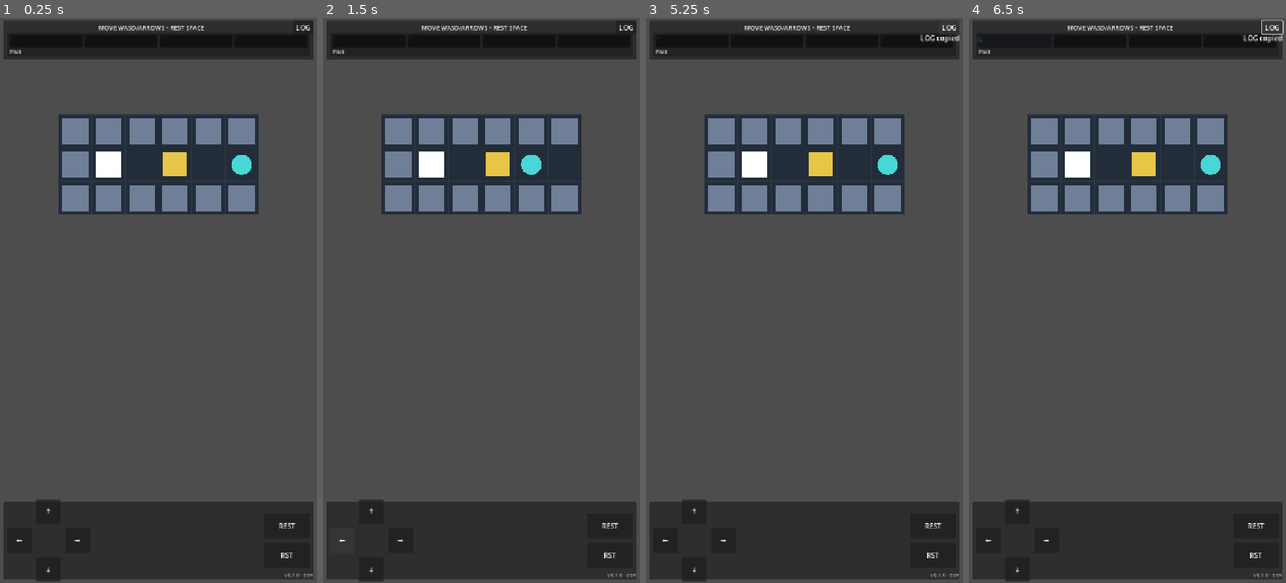
Above: before the commit, frames 1-4 (left to right).
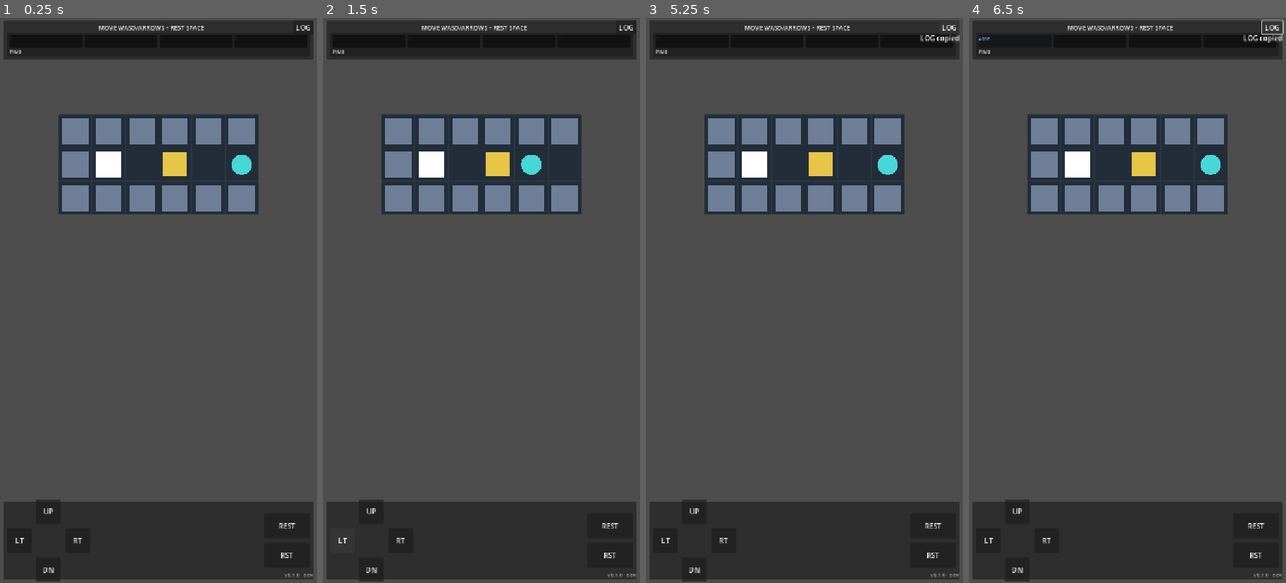
Above: after the commit, the same moments.

Repository: hszqf/Scatterbrain
Game: Godot game, scene res://scenes/app/App.tscn
Two runs of this game, one before a commit and one after it. Both use one fixed random seed, a clock stepped at 60 frames per second and the inputs below.
Inputs:
- Up to frame 1 (0.25 s): no input
- Up to frame 2 (1.5 s): click "↑" (after the commit: "UP") at 0.5 s; click "←" (after the commit: "LT") at 1.25 s
- Up to frame 3 (5.25 s): click "→" (after the commit: "RT") at 2 s; click "↓" (after the commit: "DN") at 2.75 s; click "REST" at 3.5 s; click "RST" at 4.25 s; click "LOG" at 5 s
- Up to frame 4 (6.5 s): tap Enter at 5.75 s; hold Right (move_right) from 5.78 s (still down); tap Space (empty_change) at 5.85 s

The runs differ from the first frame. In frame 1, less than 0.1% of the frame differs, in the area x 4-26%, y 86-99%; in frame 2, less than 0.1%; in frame 3, less than 0.1%; in frame 4, 0.1%, in the area x 3-26%, y 3-99%.

Commit message:
Fix stale position ghost generation and enforce ASCII UI labels

Diff:
--- a/scenes/game/GameRoot.tscn
+++ b/scenes/game/GameRoot.tscn
@@ -112,7 +112,7 @@
 [node name="UpButton" type="Button" parent="CanvasLayer/UIRoot/MainVBox/BottomPanel/BottomRow/MovePad"]
 custom_minimum_size = Vector2(56, 56)
 layout_mode = 2
-text = "↑"
+text = "UP"
 
 [node name="PadBlankB" type="Control" parent="CanvasLayer/UIRoot/MainVBox/BottomPanel/BottomRow/MovePad"]
 custom_minimum_size = Vector2(56, 56)
@@ -121,7 +121,7 @@
 [node name="LeftButton" type="Button" parent="CanvasLayer/UIRoot/MainVBox/BottomPanel/BottomRow/MovePad"]
 custom_minimum_size = Vector2(56, 56)
 layout_mode = 2
-text = "←"
+text = "LT"
 
 [node name="PadBlankC" type="Control" parent="CanvasLayer/UIRoot/MainVBox/BottomPanel/BottomRow/MovePad"]
 custom_minimum_size = Vector2(56, 56)
@@ -130,7 +130,7 @@
 [node name="RightButton" type="Button" parent="CanvasLayer/UIRoot/MainVBox/BottomPanel/BottomRow/MovePad"]
 custom_minimum_size = Vector2(56, 56)
 layout_mode = 2
-text = "→"
+text = "RT"
 
 [node name="PadBlankD" type="Control" parent="CanvasLayer/UIRoot/MainVBox/BottomPanel/BottomRow/MovePad"]
 custom_minimum_size = Vector2(56, 56)
@@ -139,7 +139,7 @@
 [node name="DownButton" type="Button" parent="CanvasLayer/UIRoot/MainVBox/BottomPanel/BottomRow/MovePad"]
 custom_minimum_size = Vector2(56, 56)
 layout_mode = 2
-text = "↓"
+text = "DN"
 
 [node name="PadBlankE" type="Control" parent="CanvasLayer/UIRoot/MainVBox/BottomPanel/BottomRow/MovePad"]
 custom_minimum_size = Vector2(56, 56)
--- a/scripts/core/world_compiler.gd
+++ b/scripts/core/world_compiler.gd
@@ -66,11 +66,23 @@
 ) -> Array[ChangeRecord]:
 	var generated_ghost_changes: Array[ChangeRecord] = []
 	var generated_ghost_keys: Dictionary[String, bool] = {}
-	for change: ChangeRecord in entries:
+	var last_position_like_index_by_subject: Dictionary[StringName, int] = {}
+	for i: int in range(entries.size()):
+		var position_like_entry: ChangeRecord = entries[i]
+		if position_like_entry.type != ChangeRecord.ChangeType.POSITION and position_like_entry.type != ChangeRecord.ChangeType.GHOST:
+			continue
+		if position_like_entry.subject_id == &"":
+			continue
+		last_position_like_index_by_subject[position_like_entry.subject_id] = i
+
+	for i: int in range(entries.size()):
+		var change: ChangeRecord = entries[i]
 		match change.type:
 			ChangeRecord.ChangeType.POSITION:
 				_apply_position_like_change(
 					change,
+					i,
+					last_position_like_index_by_subject,
 					world,
 					generated_ghost_changes,
 					true,
@@ -80,6 +92,8 @@
 			ChangeRecord.ChangeType.GHOST:
 				_apply_position_like_change(
 					change,
+					i,
+					last_position_like_index_by_subject,
 					world,
 					generated_ghost_changes,
 					false,
@@ -95,6 +109,8 @@
 
 func _apply_position_like_change(
 	change: ChangeRecord,
+	index: int,
+	last_position_like_index_by_subject: Dictionary[StringName, int],
 	world: CompiledWorld,
 	generated_ghost_changes: Array[ChangeRecord],
 	allow_generate_ghost: bool,
@@ -118,6 +134,9 @@
 	world.entity_positions.erase(change.subject_id)
 	world.ghost_entities[change.subject_id] = target
 	if allow_generate_ghost:
+		var last_position_like_index: int = last_position_like_index_by_subject.get(change.subject_id, index)
+		if index != last_position_like_index:
+			return
 		var key: String = _ghost_key(change.subject_id, target)
 		if existing_ghost_keys.has(key) or generated_ghost_keys.has(key):
 			return
--- a/scripts/game/debug_log_formatter.gd
+++ b/scripts/game/debug_log_formatter.gd
@@ -11,13 +11,13 @@
 	var lines: Array[String] = []
 	lines.append("[DebugSnapshot]")
 	lines.append("player=%s" % world.player_position)
-	lines.append("boxes=%s" % _sorted_vec2(world.entity_positions.values()))
-	lines.append("queue=%s" % _queue_summary(queue_entries))
+	lines.append("boxes=%s" % str(_sorted_vec2(world.entity_positions.values())))
+	lines.append("queue=%s" % str(_queue_summary(queue_entries)))
 	lines.append("board_size=%s" % world.board_size)
-	lines.append("floors=%d sample=%s" % [world.floor_cells.size(), _sample_positions(world.floor_cells.keys())])
-	lines.append("walls=%d sample=%s" % [world.wall_positions.size(), _sample_positions(world.wall_positions.keys())])
+	lines.append("floors=%d sample=%s" % [world.floor_cells.size(), str(_sample_positions(world.floor_cells.keys()))])
+	lines.append("walls=%d sample=%s" % [world.wall_positions.size(), str(_sample_positions(world.wall_positions.keys()))])
 	lines.append("recompile_reason=%s" % recompile_reason)
-	lines.append("replay=%s" % _replay_summary(replay_steps))
+	lines.append("replay=%s" % str(_replay_summary(replay_steps)))
 	return "\n".join(lines)
 
 
--- a/scripts/game/memory_queue_view.gd
+++ b/scripts/game/memory_queue_view.gd
@@ -29,7 +29,7 @@
 		label.size_flags_horizontal = Control.SIZE_EXPAND_FILL
 		label.size_flags_vertical = Control.SIZE_EXPAND_FILL
 		label.add_theme_font_size_override("font_size", 12)
-		label.text = _slot_symbol(entries[i]) if has_entry else "·"
+		label.text = _slot_symbol(entries[i]) if has_entry else "-"
 		slot.add_child(label)
 		var marker: ColorRect = ColorRect.new()
 		marker.mouse_filter = Control.MOUSE_FILTER_IGNORE
@@ -49,11 +49,11 @@
 func _slot_symbol(entry: ChangeRecord) -> String:
 	match entry.type:
 		ChangeRecord.ChangeType.POSITION:
-			return "↔"
+			return "POS"
 		ChangeRecord.ChangeType.EMPTY:
-			return "○"
+			return "EMP"
 		ChangeRecord.ChangeType.GHOST:
-			return "◌"
+			return "GST"
 		_:
 			return "?"
 
--- a/scripts/tests/headless_logic_harness.gd
+++ b/scripts/tests/headless_logic_harness.gd
@@ -93,6 +93,10 @@
 			passed = _assert_debug_snapshot_has_real_values_not_placeholders(context)
 		"compiler_does_not_duplicate_same_ghost_repeatedly":
 			passed = _assert_compiler_does_not_duplicate_same_ghost_repeatedly(context)
+		"level001_three_left_moves_no_stale_ghost":
+			passed = _assert_level001_three_left_moves_no_stale_ghost(context)
+		"memory_queue_symbols_are_ascii_safe":
+			passed = _assert_memory_queue_symbols_are_ascii_safe(context)
 		_:
 			push_error("Unknown case id: %s" % case_id)
 			passed = false
@@ -546,6 +550,35 @@
 		and final_entries.size() == 2 \
 		and final_entries[0].type == ChangeRecord.ChangeType.POSITION \
 		and final_entries[1].type == ChangeRecord.ChangeType.GHOST
+
+
+func _assert_level001_three_left_moves_no_stale_ghost(context: Dictionary) -> bool:
+	_controller_handle_move(context, Vector2i.LEFT)
+	_controller_handle_move(context, Vector2i.LEFT)
+	var third_move: Dictionary = _controller_handle_move(context, Vector2i.LEFT)
+	var world: CompiledWorld = context["world"]
+	var queue_entries: Array[ChangeRecord] = context["queue"].entries()
+	var replay_steps: Array[Dictionary] = context["controller"].get("_last_replay_steps")
+	var has_ghost_to_two_one: bool = _count_ghost_entries(queue_entries, &"box_0", Vector2i(2, 1)) > 0
+	var position_count: int = 0
+	for entry: ChangeRecord in queue_entries:
+		if entry.type == ChangeRecord.ChangeType.POSITION:
+			position_count += 1
+	return third_move["player_moved"] \
+		and world.player_position == Vector2i(2, 1) \
+		and _sorted_vec2_array(world.entity_positions.values()) == [Vector2i(1, 1)] \
+		and queue_entries.size() == 2 \
+		and position_count == 2 \
+		and not has_ghost_to_two_one \
+		and replay_steps.is_empty()
+
+
+func _assert_memory_queue_symbols_are_ascii_safe(_context: Dictionary) -> bool:
+	var view := MemoryQueueView.new()
+	var position_symbol: String = view._slot_symbol(ChangeRecord.new(ChangeRecord.ChangeType.POSITION, &"box_0", Vector2i(0, 0)))
+	var empty_symbol: String = view._slot_symbol(ChangeRecord.new(ChangeRecord.ChangeType.EMPTY, &"", Vector2i.ZERO))
+	var ghost_symbol: String = view._slot_symbol(ChangeRecord.new(ChangeRecord.ChangeType.GHOST, &"box_0", Vector2i(0, 0)))
+	return position_symbol == "POS" and empty_symbol == "EMP" and ghost_symbol == "GST"
 
 
 func _count_ghost_entries(entries: Array[ChangeRecord], subject_id: StringName, target: Vector2i) -> int:
@@ -890,4 +923,23 @@
 				"boxes": [],
 			},
 		},
+		{
+			"id": "level001_three_left_moves_no_stale_ghost",
+			"name": "level001_three_left_moves_no_stale_ghost",
+			"context_mode": "controller_level001",
+			"action": "GameController on Level001 then LEFT, LEFT, LEFT and assert no stale ghost",
+		},
+		{
+			"id": "memory_queue_symbols_are_ascii_safe",
+			"name": "memory_queue_symbols_are_ascii_safe",
+			"action": "assert queue slot symbols are POS/EMP/GST",
+			"blueprint": {
+				"board_size": Vector2i(1, 1),
+				"player_start": Vector2i(0, 0),
+				"exit_position": Vector2i(0, 0),
+				"floors": [Vector3i(0, 0, 0)],
+				"walls": [],
+				"boxes": [],
+			},
+		},
 	]
